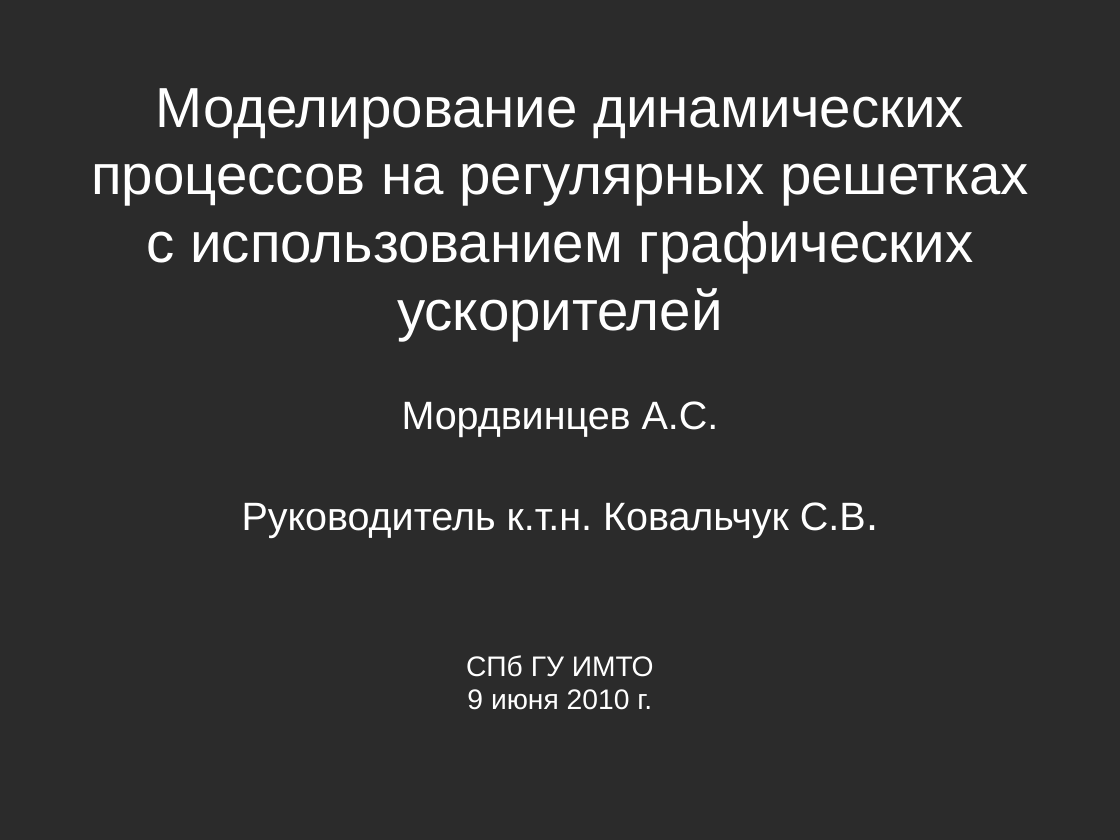
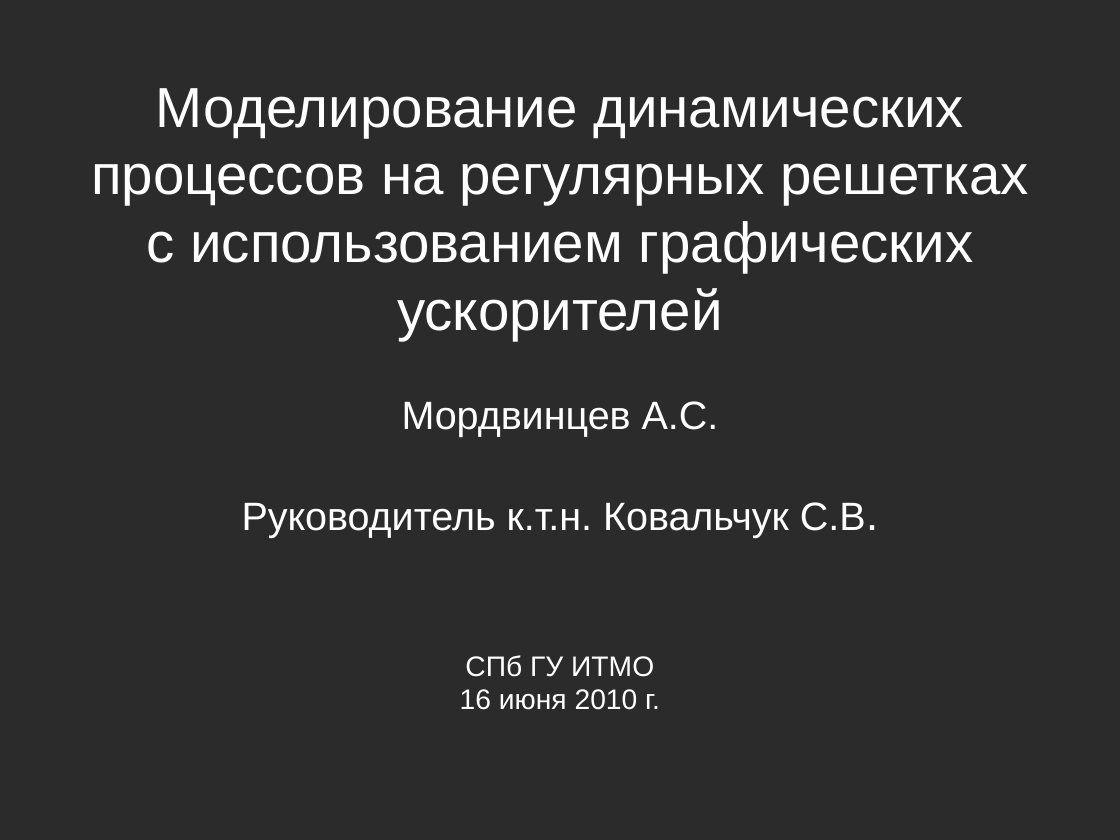
Before and after one commit to znah/yoxel-voxel, a slide deck: slide 1 of reaction/report/talk.odp. Drawn at 1120x840 pixels with LibreOffice and Linux fonts; fonts in the diff are those of the drawing; background and template pictures are left out; a plain dark background stands for a picture behind light text. Boxes give left, top, right and bottom in pixels: in the first picture for what was removed or moved away, otherwise in the second. Text is boxed around its words. In the diff, an @@ line names an element or a change of style, - is before the commit and + after.

```diff
--- a/reaction/report/talk.odp
+++ b/reaction/report/talk.odp
@@ subtitle at [460,655,660,710]: text changed @@
-СПб ГУ ИМТО
-9 июня 2010 г.
+СПб ГУ ИТМО
+16 июня 2010 г.
```
Also in this commit, not shown: 1 other slide changed, 6 other files.
